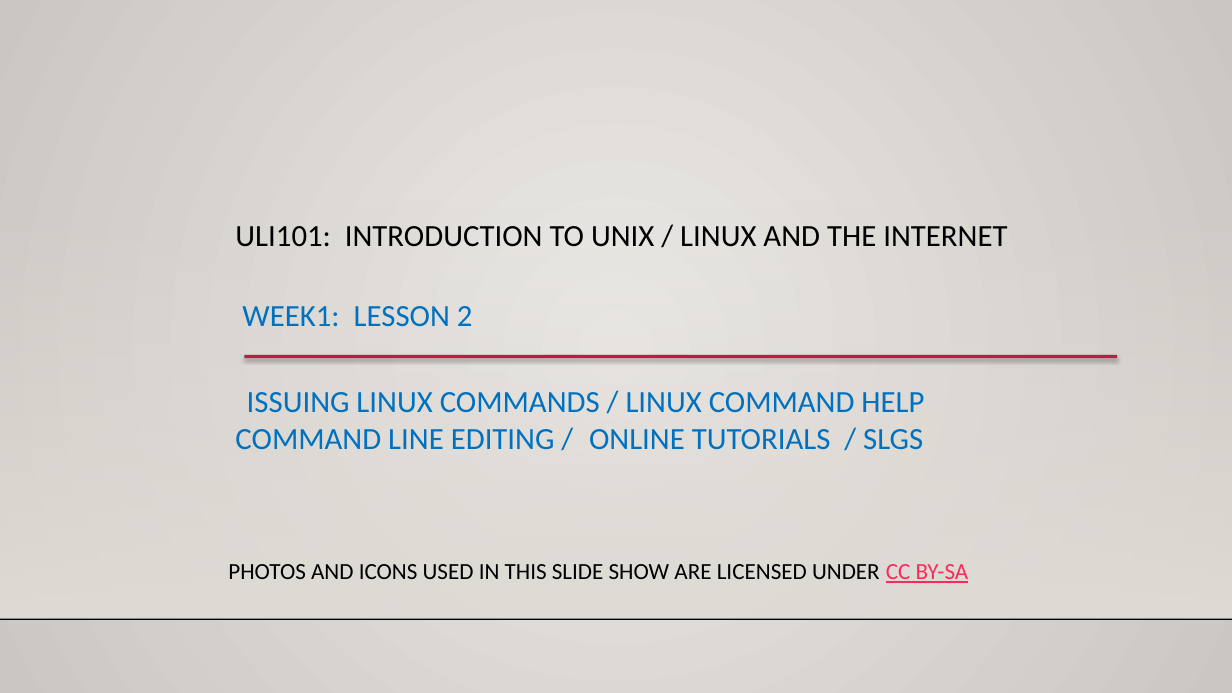
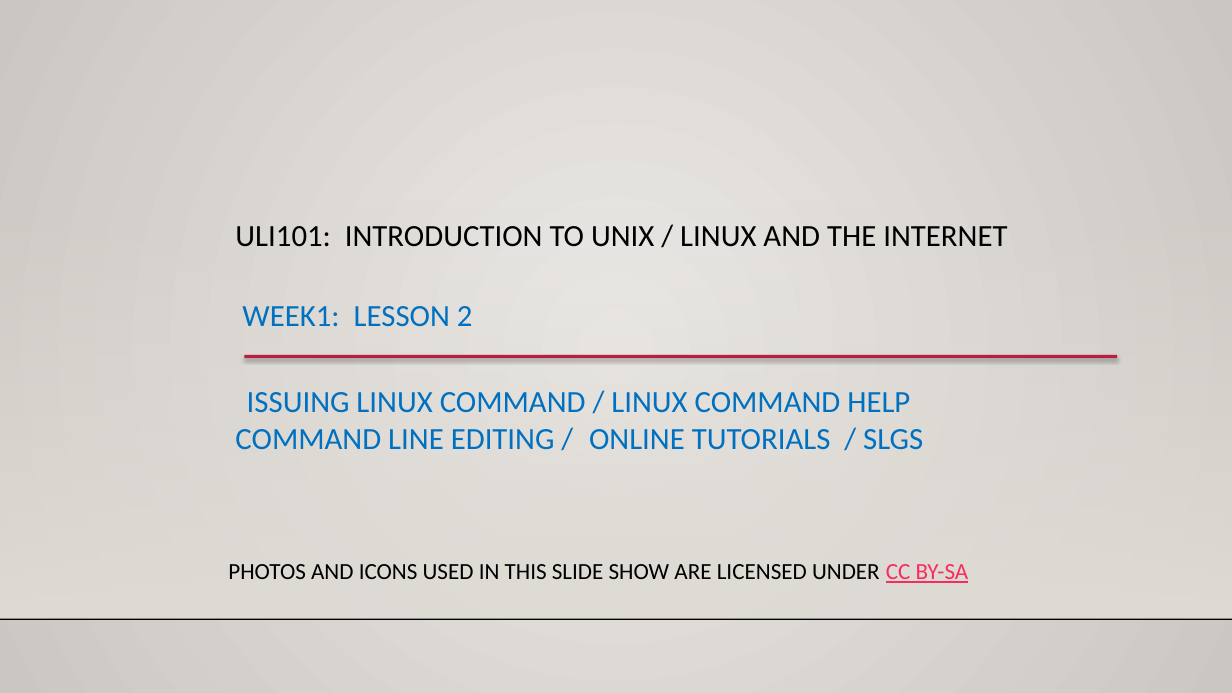
Before and after one commit to ULI101/slides, a slide deck: slide 1 of ULI101-1.2.pptx. Drawn at 1232x693 pixels with LibreOffice and Linux fonts; fonts in the diff are those of the drawing; background and template pictures are left out. Boxes give left, top, right and bottom in pixels: in the first picture for what was removed or moved away, otherwise in the second. Text is boxed around its words. In the diff, an @@ line names an element or a change of style, - is before the commit and + after.

```diff
--- a/ULI101-1.2.pptx
+++ b/ULI101-1.2.pptx
@@ text at (x1=235, y1=392, x2=923, y2=450): text changed @@
-ISSUING LINUX COMMANDS / LINUX COMMAND HELP
-COMMAND LINE EDITING / ONLINE TUTORIALS / SLGS
+ISSUING LINUX COMMAND / LINUX COMMAND HELP
+COMMAND LINE EDITING / ONLINE TUTORIALS / SLGS
```
Also in this commit, not shown: 6 other slides changed, 3 other files.
